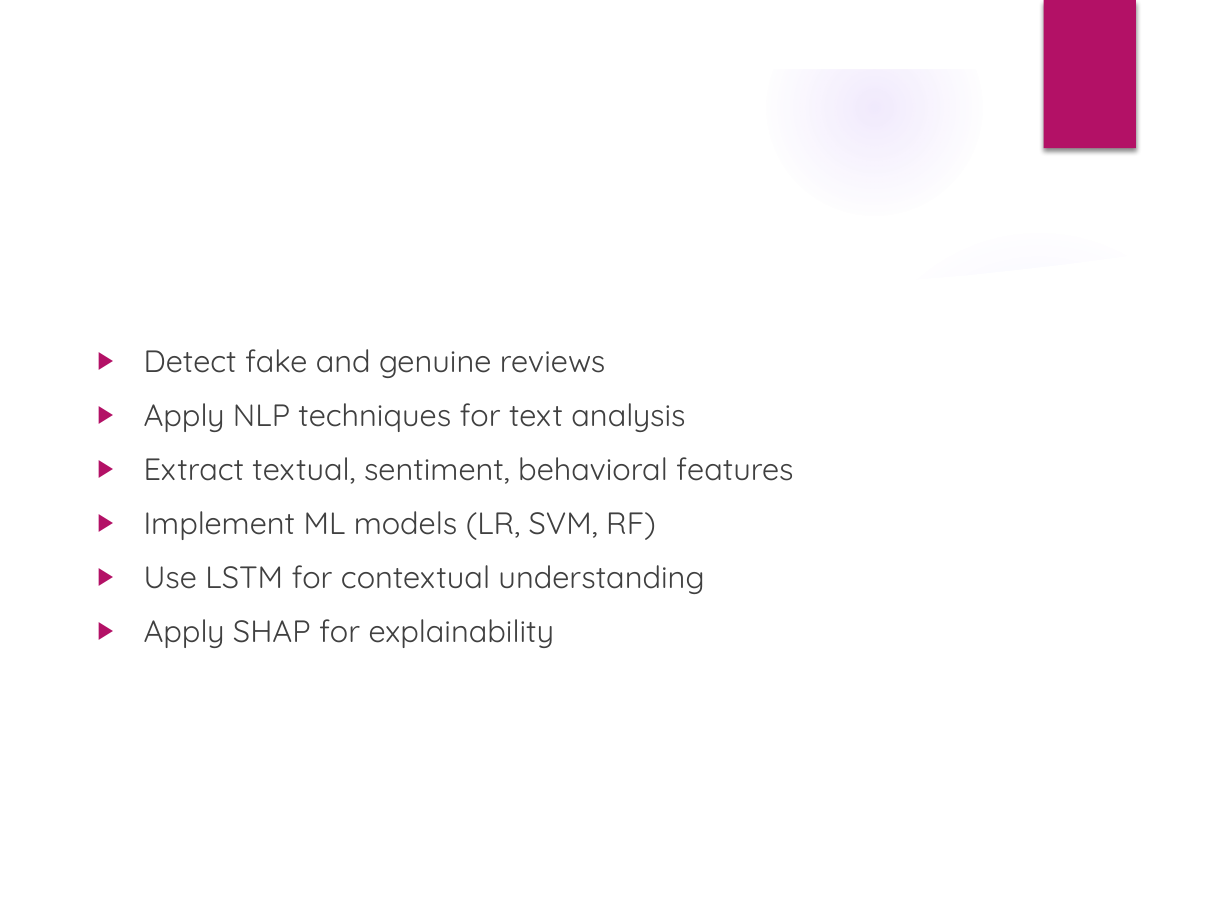
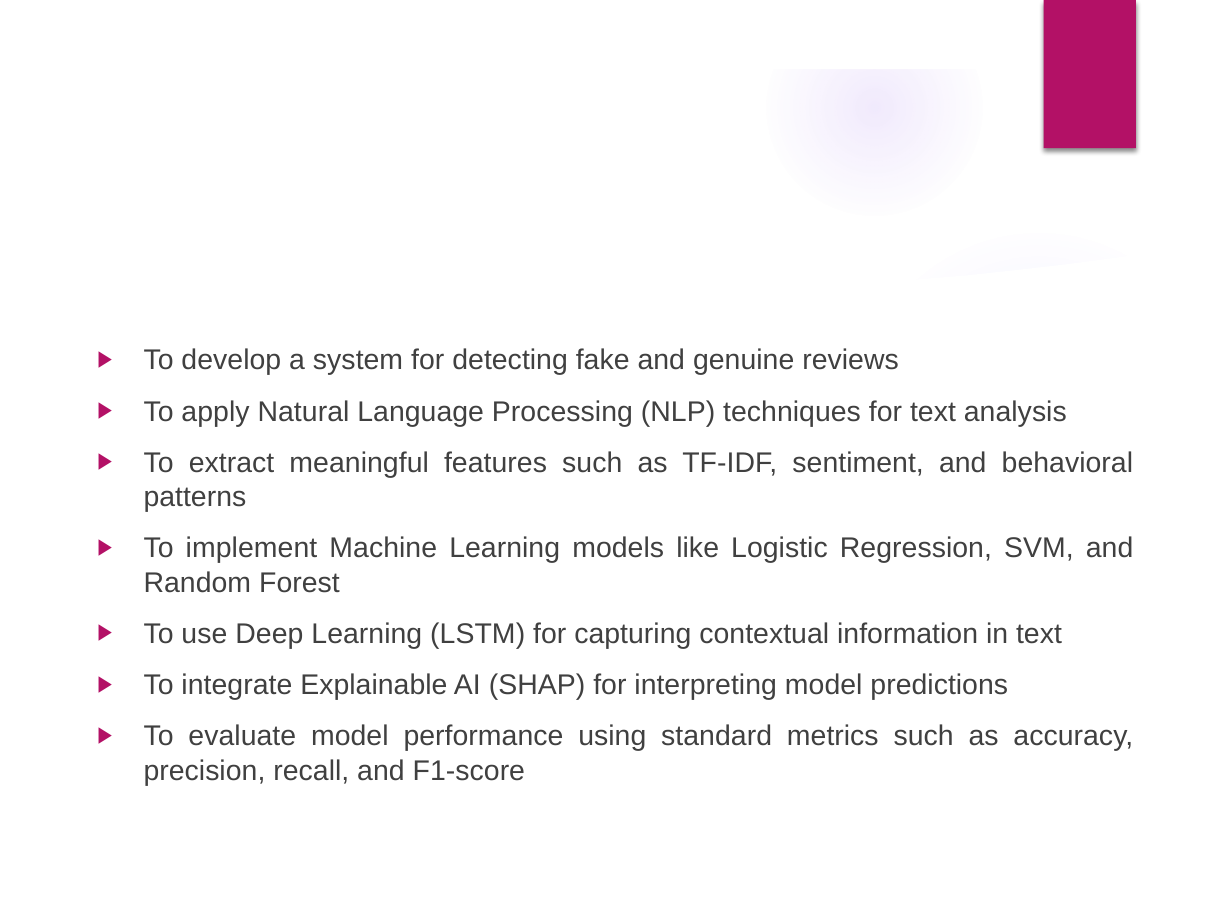
Before and after one commit to 24-Pranav/Fake_Review_Detection, a slide deck: slide 5 of documentation/Fake_Review_Detection_Presentation.pptx. Drawn at 1232x924 pixels with LibreOffice and Linux fonts; fonts in the diff are those of the drawing; background and template pictures are left out. Boxes give left, top, right and bottom in pixels: in the first picture for what was removed or moved away, otherwise in the second. Text is boxed around its words. In the diff, an @@ line names an element or a change of style, - is before the commit and + after.

Commit message:
ppt change

```diff
--- a/documentation/Fake_Review_Detection_Presentation.pptx
+++ b/documentation/Fake_Review_Detection_Presentation.pptx
@@ text at bbox=[144, 348, 1133, 785]: text changed; size 18 to 16.6 pt; font Quicksand to Arial @@
-▶ Detect fake and genuine reviews
-▶ Apply NLP techniques for text analysis
-▶ Extract textual, sentiment, behavioral features
-▶ Implement ML models (LR, SVM, RF)
-▶ Use LSTM for contextual understanding
-▶ Apply SHAP for explainability
+▶ To develop a system for detecting fake and genuine reviews
+▶ To apply Natural Language Processing (NLP) techniques for text analysis
+▶ To extract meaningful features such as TF-IDF, sentiment, and behavioral patterns
+▶ To implement Machine Learning models like Logistic Regression, SVM, and Random Forest
+▶ To use Deep Learning (LSTM) for capturing contextual information in text
+▶ To integrate Explainable AI (SHAP) for interpreting model predictions
+▶ To evaluate model performance using standard metrics such as accuracy, precision, recall, and F1-score
```
Also in this commit, not shown: 6 other slides changed, 2 slides added, 1 other file.
